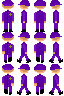
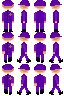
Comparing the layer stacks of the two 64 × 96 images. Changes:
painted on "Capa #4" over [43, 48, 46, 54]